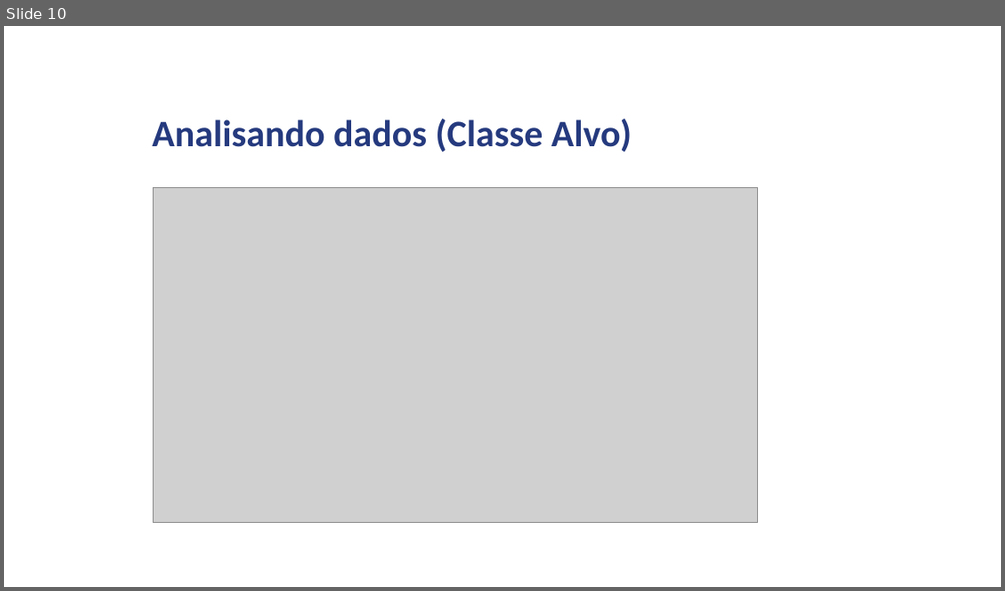
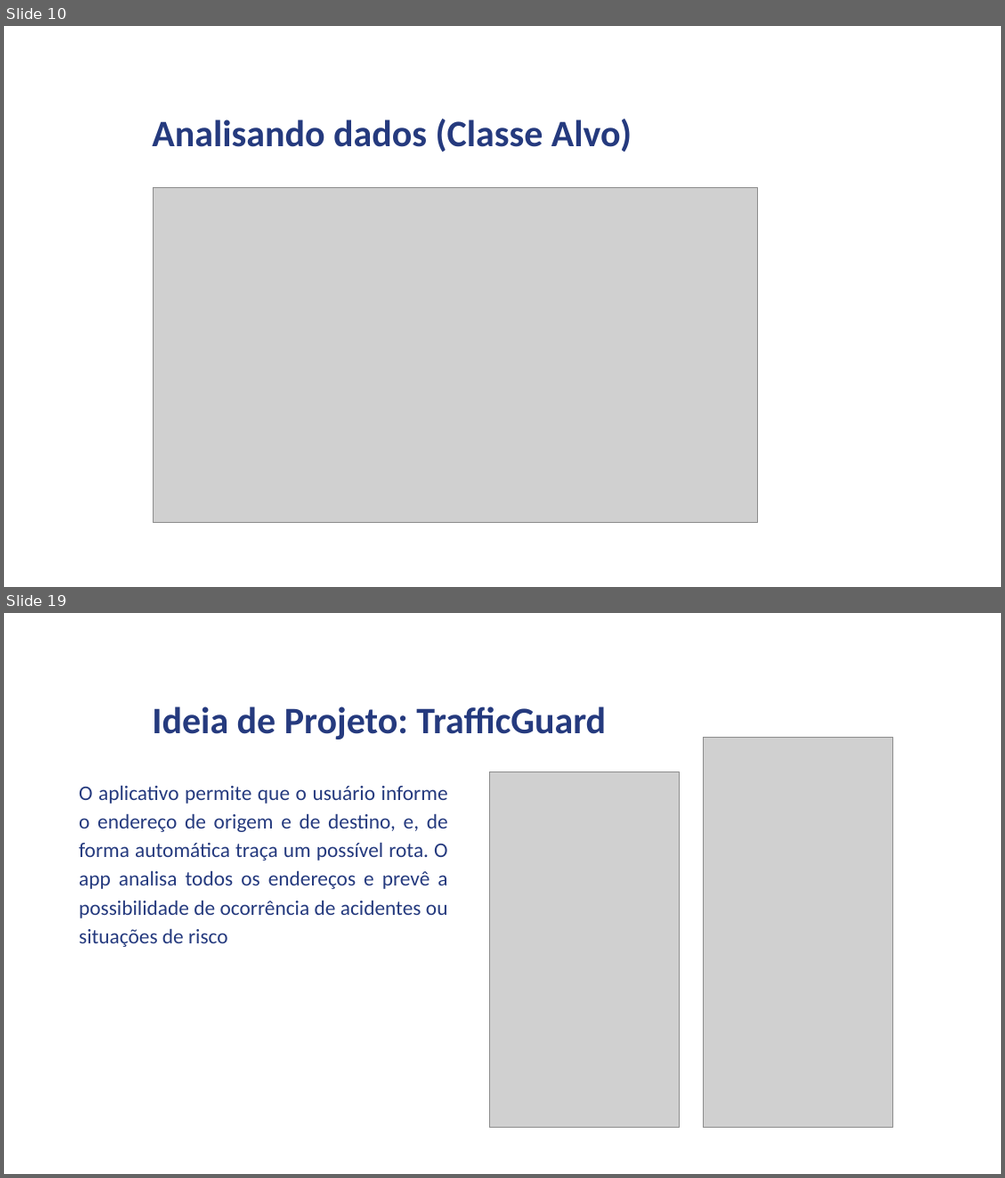
Before and after one commit to IgorCassolli/trabalho-pyspark, a slide deck: Apresentacao.pptx. Shown one above the other, each under a label of ours: slide 10 before the commit, slides 10 and 19 after it; the slides between them are not shown. The pictures are 1005x591 and 1005x1178 pixels, drawn with LibreOffice and Linux fonts; fonts in the diff are those of the drawing; grey boxes stand for pictures; background and template pictures are left out. Boxes give left, top, right and bottom in pixels: in the first picture for what was removed or moved away, otherwise in the second. Text is boxed around its words. In the diff, an @@ line names an element or a change of style, - is before the commit and + after.

```diff
--- a/Apresentacao.pptx
+++ b/Apresentacao.pptx
@@ slide 19 added at (4,613,1001,1174), background picture (left out) @@
@@ text added at (152,706,606,739), 36 pt, text #253A7E, bold @@
+Ideia de Projeto: TrafficGuard
@@ picture added at (704,737,892,1127) @@
@@ picture added at (489,771,679,1127) @@
@@ text added at (79,785,448,947), 20 pt, text #253A7E @@
+O aplicativo permite que o usuário informe o endereço de origem e de destino, e, de forma automática traça um possível rota. O app analisa todos os endereços e prevê a possibilidade de ocorrência de acidentes ou situações de risco
```
Also in this commit, not shown: 8 slides changed, 3 other slides added, 2 slides removed, 10 other files.
